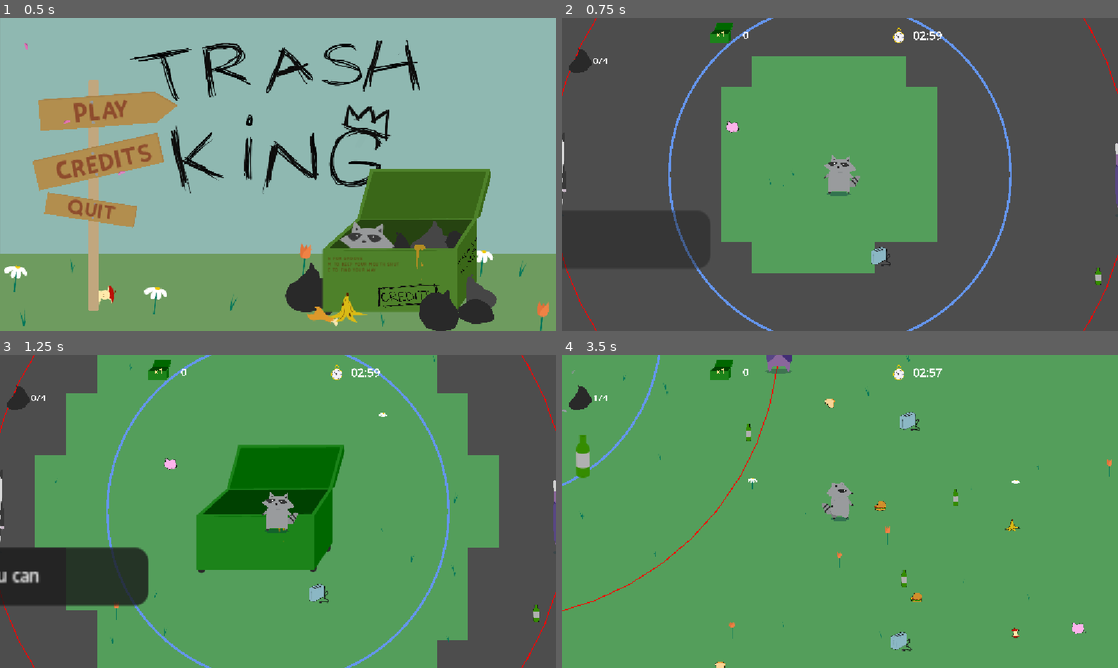
Above: before the commit, frames 1-4 (two rows, left to right).
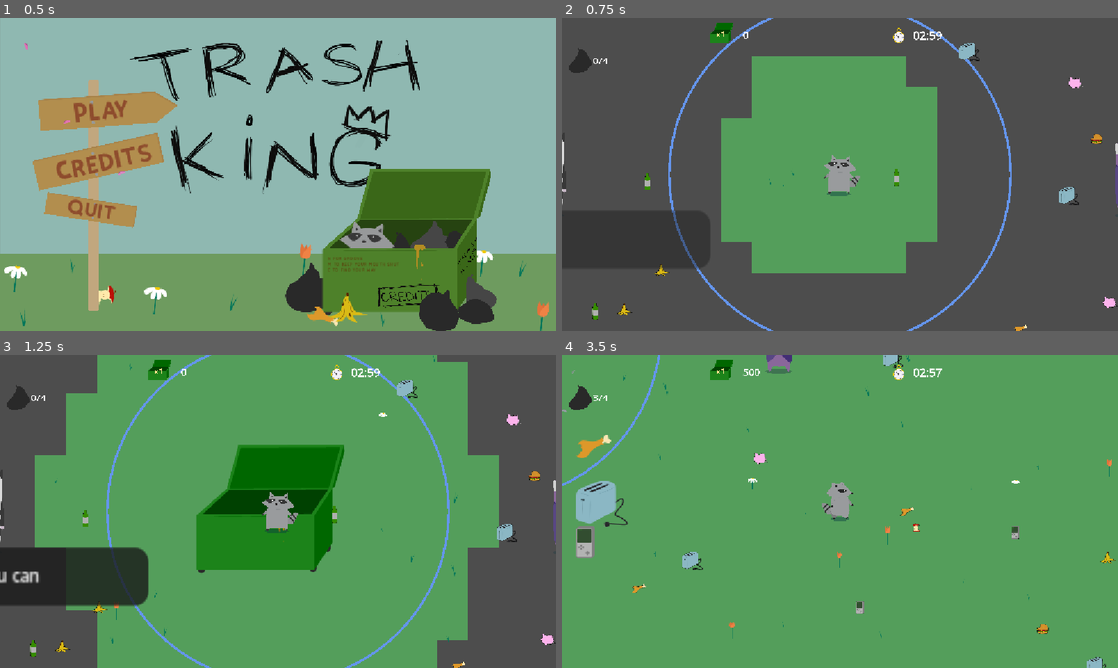
Above: after the commit, the same moments.

Repository: Lu-ni/upsi-jam-6
Game: Godot game, scene res://scenes/MainMenu.tscn
Two runs of this game, one before a commit and one after it. Both use one fixed random seed, a clock stepped at 60 frames per second and the inputs below. The engine's default icon, where the game draws it, is replaced by a stand-in: a white triangle on a blue panel in a dark square. Sound files missing from this copy of the repository are replaced by a short silence.
Inputs (mouse positions are in pixels of both pictures, inside the frame that each line leads up to):
- Up to frame 1 (0.5 s): no input
- Up to frame 2 (0.75 s): click "Play" at 0.5 s
- Up to frame 3 (1.25 s): no input
- Up to frame 4 (3.5 s): tap Enter at 1.25 s; move the mouse to (962, 495) at 1.27 s; hold D (ui_right) 1.28-2.03 s; tap N (next_track) at 1.35 s; tap Down (shop_buy) at 1.52, 2.27 s; move the mouse to (728, 527) at 2.02 s; hold S (ui_down) 2.03-2.78 s; tap E (petals) at 2.1 s; move the mouse to (895, 442) at 2.77 s; hold D (ui_right) from 2.78 s (still down); tap O at 2.85 s

Frame 1 is identical in both runs. In frame 2, 2.2% of the frame differs, in the area x 0-100%, y 0-100%; in frame 3, 1.7%; in frame 4, 3.3%.

Commit message:
add animation

Diff:
--- a/globals/PlayerInfo.gd
+++ b/globals/PlayerInfo.gd
@@ -30,7 +30,7 @@
 # ── Upgrade Tracking ──
 var upgrade_counts: Dictionary = {}
 var total_upgrades: int = 0
-@export var field_of_view : int = 16 # should not be biger than 20
+@export var field_of_view : int = 12 # should not be biger than 20
 #var ta_race_jsp
 
 func _ready() -> void:
--- a/scenes/Craft.tscn
+++ b/scenes/Craft.tscn
@@ -9,7 +9,7 @@
 
 [sub_resource type="AtlasTexture" id="AtlasTexture_qrsei"]
 atlas = ExtResource("2_fngce")
-region = Rect2(1600, 0, 1600, 1200)
+region = Rect2(1600, 1200, 1600, 1200)
 
 [sub_resource type="SpriteFrames" id="SpriteFrames_yltc6"]
 animations = [{
@@ -40,6 +40,7 @@
 [node name="ShopPart" type="AnimatedSprite2D" parent="." unique_id=415828246]
 scale = Vector2(0.06, 0.06)
 sprite_frames = SubResource("SpriteFrames_yltc6")
+animation = &"open"
 
 [node name="Area2D" type="Area2D" parent="." unique_id=436078647]
 
--- a/scripts/base_spawner.gd
+++ b/scripts/base_spawner.gd
@@ -52,7 +52,6 @@
 		push_error("BaseSpawner: no pure-grass spot found after %d attempts." % SEARCH_ATTEMPTS)
 		return
 
-	_draw_marker(_base_spot)
 	_spawn_scenes(_base_spot)
 	_teleport_player(_base_spot)
 
@@ -185,21 +184,6 @@
 #  Marker Drawing
 # ─────────────────────────────────────────
 
-func _draw_marker(world_pos: Vector2) -> void:
-	if _marker:
-		_marker.queue_free()
-
-	_marker = Node2D.new()
-	_marker.position = world_pos
-	add_child(_marker)
-
-	var canvas := _MarkerCanvas.new()
-	canvas.circle_radius = CIRCLE_RADIUS
-	canvas.position = Vector2.ZERO
-	_marker.add_child(canvas)
-	canvas.queue_redraw()
-
-	print("BaseSpawner: marker placed at ", world_pos)
 
 # ─────────────────────────────────────────
 #  Player
@@ -224,10 +208,3 @@
 
 class _MarkerCanvas extends Node2D:
 	var circle_radius : int = 30
-
-	func _draw() -> void:
-		var r   := float(circle_radius)
-		var col := Color(1, 0, 0, 0.0)
-		var rim := Color(1, 0, 0, 1.0)
-		draw_circle(Vector2.ZERO, r, col)
-		draw_arc(Vector2.ZERO, r, 0.0, TAU, 48, rim, 2.0)
